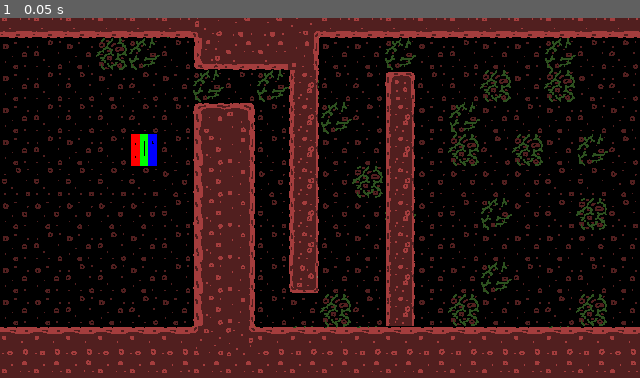
Above: before the commit, frame 1.
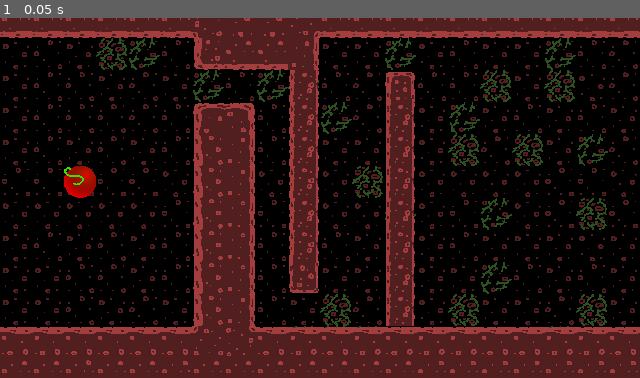
Above: after the commit, the same moment.

Repository: chars-at-last/Platforming-Game
Game: Godot game, scene res://nodes/scenes/levels/created levels/tutorial_level_2.tscn
The game is run twice, just before and just after one commit, with the same random seed, the same clock (stepped at 60 frames per second) and the same inputs. This scene is started directly instead of the project's main scene. The engine's default icon, where the game draws it, is replaced by a stand-in: a white triangle on a blue panel in a dark square.
Inputs:
- Up to frame 1 (0.05 s): no input

The runs differ from the first frame. In frame 1, 0.7% of the frame differs, in the area x 10-25%, y 32-50%.

Commit message:
LevelManager and Interactives Fix, Other Stuff too

Diff:
--- a/assets/resources/comp195_tileset.tres
+++ b/assets/resources/comp195_tileset.tres
@@ -1,6 +1,11 @@
-[gd_resource type="TileSet" load_steps=7 format=3 uid="uid://bsuhy77c6mhv3"]
+[gd_resource type="TileSet" load_steps=9 format=3 uid="uid://bsuhy77c6mhv3"]
 
 [ext_resource type="Texture2D" uid="uid://dr3xpnwogtwk2" path="res://assets/art/comp195_tileset.png" id="1_045vx"]
+[ext_resource type="PackedScene" uid="uid://bxkind4xikk3o" path="res://nodes/scenes/gun_recharge_orb.tscn" id="1_q5wx7"]
+
+[sub_resource type="TileSetScenesCollectionSource" id="TileSetScenesCollectionSource_rn60h"]
+scenes/1/scene = ExtResource("1_q5wx7")
+scenes/1/display_placeholder = ExtResource("1_q5wx7")
 
 [sub_resource type="OccluderPolygon2D" id="OccluderPolygon2D_8s25b"]
 polygon = PackedVector2Array(-32, -32, 32, -32, 32, 32, -32, 32)
@@ -300,3 +305,4 @@
 terrain_set_1/terrain_0/name = "Checkpoints"
 terrain_set_1/terrain_0/color = Color(0.5, 0.34375, 0.25, 1)
 sources/1 = SubResource("TileSetAtlasSource_y7qft")
+sources/0 = SubResource("TileSetScenesCollectionSource_rn60h")
--- a/nodes/scenes/gun_recharge_orb.tscn
+++ b/nodes/scenes/gun_recharge_orb.tscn
@@ -1,11 +1,13 @@
 [gd_scene load_steps=4 format=3 uid="uid://bxkind4xikk3o"]
 
 [ext_resource type="Script" path="res://nodes/scripts/gun_recharge_orb.gd" id="1_hpb4r"]
-[ext_resource type="Texture2D" uid="uid://xgsjr2kjuw0g" path="res://assets/art/tilemap_placeholder.png" id="2_gx5r1"]
+[ext_resource type="Texture2D" uid="uid://dowbxt31l1pfn" path="res://assets/art/comp195_additional_sprites.png" id="2_i7w2e"]
 
 [sub_resource type="CircleShape2D" id="CircleShape2D_liqje"]
+radius = 16.0
 
 [node name="Area2D" type="Area2D"]
+scale = Vector2(2, 2)
 collision_layer = 0
 script = ExtResource("1_hpb4r")
 
@@ -13,9 +15,12 @@
 shape = SubResource("CircleShape2D_liqje")
 
 [node name="Sprite2D" type="Sprite2D" parent="."]
-position = Vector2(0, 1.19209e-07)
-scale = Vector2(0.135417, 0.5)
-texture = ExtResource("2_gx5r1")
+z_index = -1
+scale = Vector2(0.5, 0.5)
+texture = ExtResource("2_i7w2e")
+hframes = 2
+region_enabled = true
+region_rect = Rect2(0, 0, 128, 64)
 
 [node name="Timer" type="Timer" parent="."]
 
--- a/nodes/scenes/levels/created levels/tutorial_level_2.tscn
+++ b/nodes/scenes/levels/created levels/tutorial_level_2.tscn
@@ -1,17 +1,10 @@
-[gd_scene load_steps=9 format=4 uid="uid://bjhfotbhwhje7"]
+[gd_scene load_steps=6 format=4 uid="uid://bjhfotbhwhje7"]
 
 [ext_resource type="PackedScene" uid="uid://tlcp7xi0yxyb" path="res://nodes/scenes/levels/level.tscn" id="1_hxu22"]
 [ext_resource type="PackedScene" uid="uid://d2cg1ygpdb07v" path="res://nodes/scenes/goal.tscn" id="2_3svi3"]
 [ext_resource type="TileSet" uid="uid://bsuhy77c6mhv3" path="res://assets/resources/comp195_tileset.tres" id="3_umjej"]
 [ext_resource type="Script" path="res://nodes/scripts/obstacles/tile.gd" id="4_imftj"]
 [ext_resource type="PackedScene" uid="uid://ch2455e3kwkon" path="res://nodes/scenes/Obstacles/tile.tscn" id="5_r2r8m"]
-[ext_resource type="PackedScene" uid="uid://bxkind4xikk3o" path="res://nodes/scenes/gun_recharge_orb.tscn" id="7_d2e0i"]
-
-[sub_resource type="TileSetScenesCollectionSource" id="TileSetScenesCollectionSource_gy13k"]
-scenes/1/scene = ExtResource("7_d2e0i")
-
-[sub_resource type="TileSet" id="TileSet_s08x0"]
-sources/0 = SubResource("TileSetScenesCollectionSource_gy13k")
 
 [node name="TutorialLevel2" instance=ExtResource("1_hxu22")]
 
@@ -28,6 +21,7 @@
 next_level_position_add = Vector2(20, 0)
 
 [node name="Backgroumd" type="TileMapLayer" parent="." index="1"]
+z_index = -3
 scale = Vector2(0.5, 0.5)
 tile_map_data = PackedByteArray("AAAJAAUAAQAHAAAAAAAJAAQAAQAGAAAAAAAJAAMAAQAGAAAAAAAJAAIAAQAGAAAAAAAJAAEAAQAGAAAAAAAJAA …(3824 unchanged characters)…
 tile_set = ExtResource("3_umjej")
@@ -37,7 +31,5 @@
 z_index = 1
 tile_map_data = PackedByteArray("AAAHAAUAAQABAAIAAAAHAAQAAQABAAAAAAAGAAUAAQABAAIAAAAGAAQAAQABAAAAAAAFAAUAAQABAAIAAAAFAA …(2448 unchanged characters)…
 
-[node name="Gun_Recharge_Orb" type="TileMapLayer" parent="." index="3"]
-scale = Vector2(2, 2)
-tile_map_data = PackedByteArray("AAD6//7/AAAAAAAAAQA=")
-tile_set = SubResource("TileSet_s08x0")
+[node name="Tile" parent="." index="3" instance=ExtResource("5_r2r8m")]
+tile_map_data = PackedByteArray("AAD4////AAAAAAAAAQA=")
--- a/nodes/scripts/gun_recharge_orb.gd
+++ b/nodes/scripts/gun_recharge_orb.gd
@@ -1,27 +1,27 @@
 extends Area2D
 
 
-# Called when the node enters the scene tree for the first time.
-#func _ready() -> void:
-	#pass # Replace with function body.
+# Constant(s)
+const ACTIVE_FRAME: int = 0
+const INACTIVE_FRAME: int = 1
 
-
-# Called every frame. 'delta' is the elapsed time since the previous frame.
-#func _process(delta: float) -> void:
-	#pass
+# Variables
 @onready var timer: Timer = $Timer
+@onready var sprite: Sprite2D = $Sprite2D
 
 func _on_body_entered(body: Node2D) -> void:
 	if body is Player:
 		print("gun recharged!")
 		body.gun.change_can_fire(true)
-		visible = false
+		#visible = false
+		sprite.frame = INACTIVE_FRAME
 		set_collision_mask_value(1, false)
 		timer.start()
 
 
 func _on_timer_timeout() -> void:
 	print("reenabled!")
-	visible = true
+	#visible = true
+	sprite.frame = ACTIVE_FRAME
 	set_collision_mask_value(1, true)
 	timer.stop()
--- a/nodes/scripts/level_manager.gd
+++ b/nodes/scripts/level_manager.gd
@@ -10,7 +10,6 @@
 signal checkpoint_set
 
 # Variable(s)
-var _cur_packed_level: PackedScene = null
 static var cur_level: Level = null
 static var cur_checkpoint: Checkpoint = null
 static var cur_player: Player = null
@@ -79,8 +78,6 @@
 
 # Sets current level
 func set_cur_level(level: Level) -> void:
-	_cur_packed_level = PackedScene.new()
-	_cur_packed_level.pack(level)
 	cur_level = level
 	emit_signal("level_set", cur_level)
 
@@ -105,14 +102,13 @@
 	#next_level = instance1.get_path()
 
 #func _on_goal_tile_complete_level() -> void:
-func next(next_level_key: String, next_level_pos_add: Vector2) -> void:
+func next(next_level_key: String, next_level_pos_add: Vector2, force_change: bool = false) -> void:
 	print("Switching level ", next_level_key)
-	#print(SpawnPoint.check_point_level)
-	#get_tree().call_deferred("change_scene_to_file", "res://nodes/scenes/level.tscn")
-	#var scene = $instance
-	#get_tree().call_deferred("change_scene_to_file", next_level)
+	await get_tree().physics_frame
 	if level_loader.loaded_levels.has(next_level_key):
-		#await get_tree().physics_frame
+		if cur_level_key == next_level_key and not force_change:
+			return
+
 		cur_level.call_deferred("remove_child", cur_player)									# Save player
 		cur_level.queue_free()																	# Remove old level
 		#print(level_loader.loaded_levels)
@@ -120,14 +116,6 @@
 		level_loader.clear_levels([SpawnPoint.check_point_level])								# Clear old loaded levels
 		#await get_tree().physics_frame
 		add_child(next_level)																	# Add next level
-		#self.call_deferred("add_child", next_level)
-
-		#If we are loading from a save file, we will spawn the player in some other way
-		#if loading_from_save:
-			#loading_from_save = false
-			#print("loaded")
-			#cur_player.set_position(cur_player.position - next_level_pos_add)
-		#else:
 		cur_player.set_position(cur_player.position + Level.to_pixel_coords(next_level_pos_add))# Change player position
 		cur_level.call_deferred("add_child", cur_player)										# Add back player
 		print("Switching level complete, player is at ", cur_player.position)
@@ -155,22 +143,12 @@
 	reset_player(body)
 
 func reset_player(body) -> void:
-	# Reload level
-	#remove_child(cur_level)
-	#cur_level.queue_free()
-	#add_child(_cur_packed_level.instantiate())
-
 	print(SpawnPoint.check_point_on)
 	# if the last checkpoint is in a different level, we will change the scene back to the correct level first before spawning the player
 	if SpawnPoint.check_point_level == cur_level_key:
 		print("Spawning in current level", cur_level_key)
 		#print(SpawnPoint.global_vector)
-
-		# Reload current level
-		#remove_child(cur_level)
-		#cur_level.queue_free()
-		#add_child(_cur_packed_level.instantiate())
-		next(cur_level_key, Vector2.ZERO)
+		#next(cur_level_key, Vector2.ZERO)
 		body.position = SpawnPoint.global_vector
 	elif !SpawnPoint.check_point_on and SaveManager.check_point_level() == null:
 		print("No checkpoint, restarting game")
